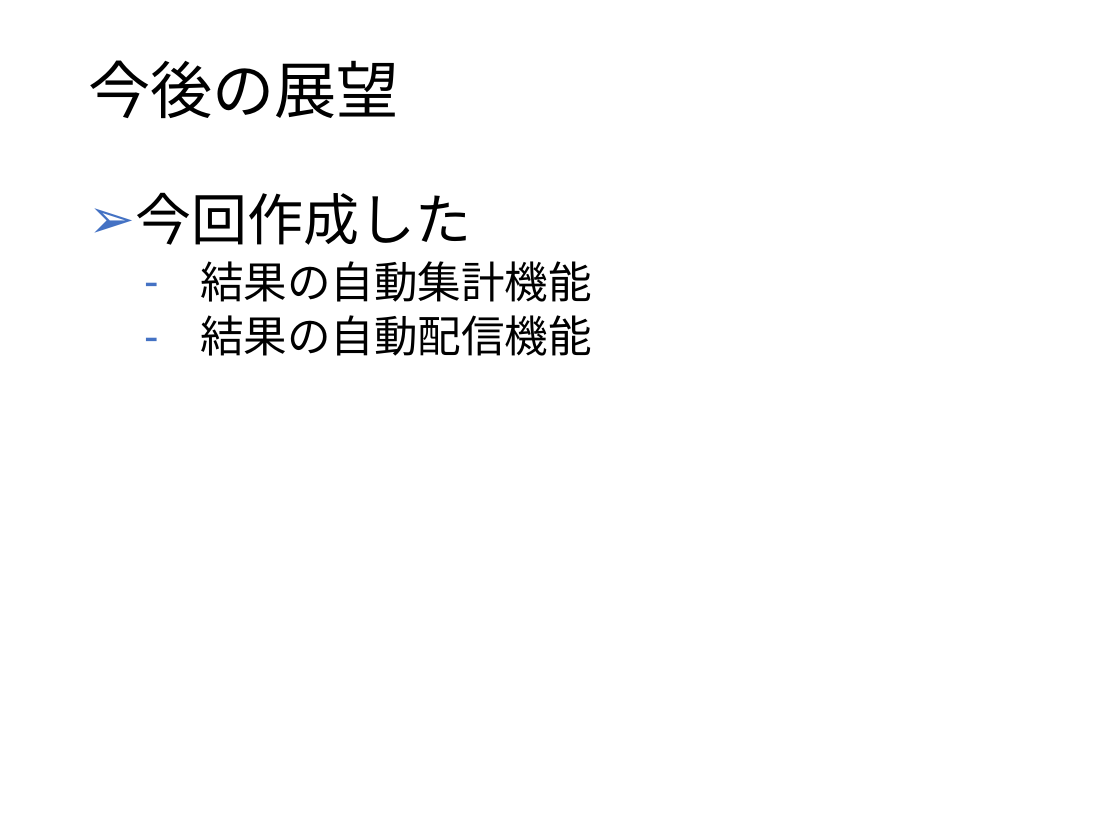
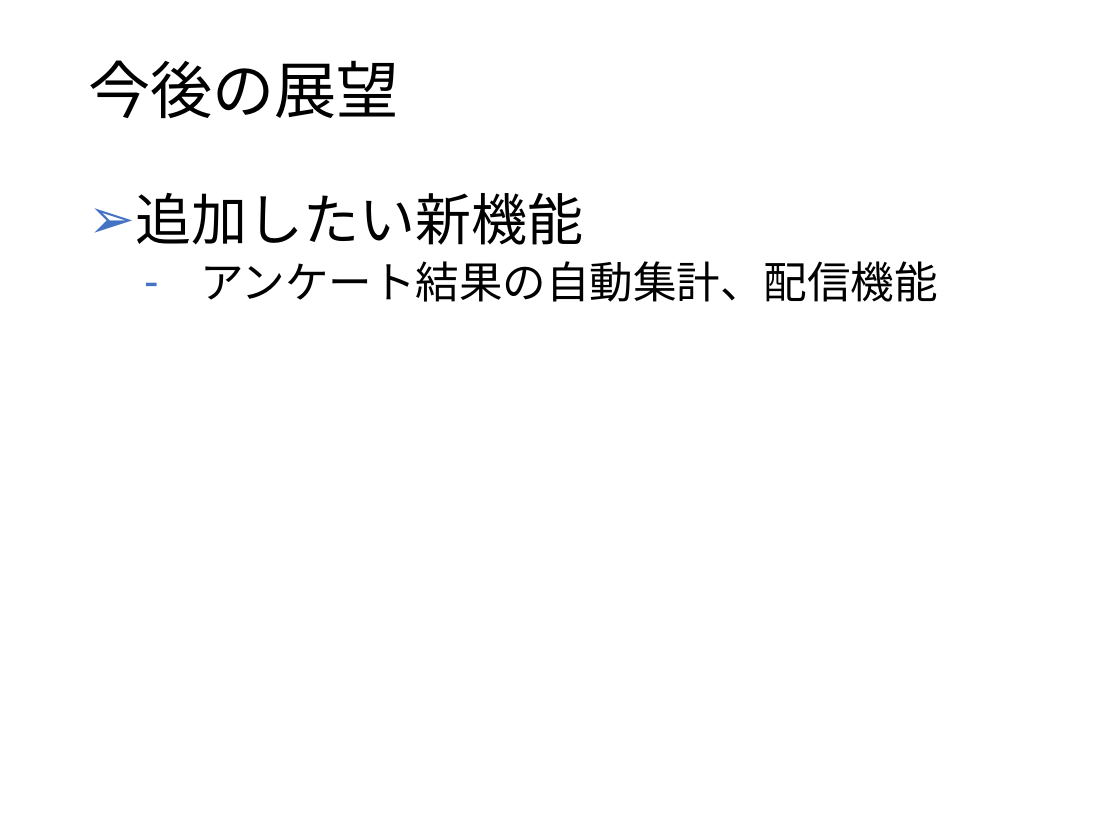
Before and after one commit to kazuwo/kosen-graduation-thesis, a slide deck: slide 8 of 卒業研究発表スライド.pptx. Drawn at 1120x840 pixels with LibreOffice and Linux fonts; fonts in the diff are those of the drawing. Boxes give left, top, right and bottom in pixels: in the first picture for what was removed or moved away, otherwise in the second. Text is boxed around its words. In the diff, an @@ line names an element or a change of style, - is before the commit and + after.

```diff
--- a/卒業研究発表スライド.pptx
+++ b/卒業研究発表スライド.pptx
@@ text at (135,193,938,302): text changed @@
-➢ 今回作成した
-  – 結果の自動集計機能
-  – 結果の自動配信機能
+➢ 追加したい新機能
+  – アンケート結果の自動集計、配信機能
```
Also in this commit, not shown: 4 other slides changed, 2 slides added.
